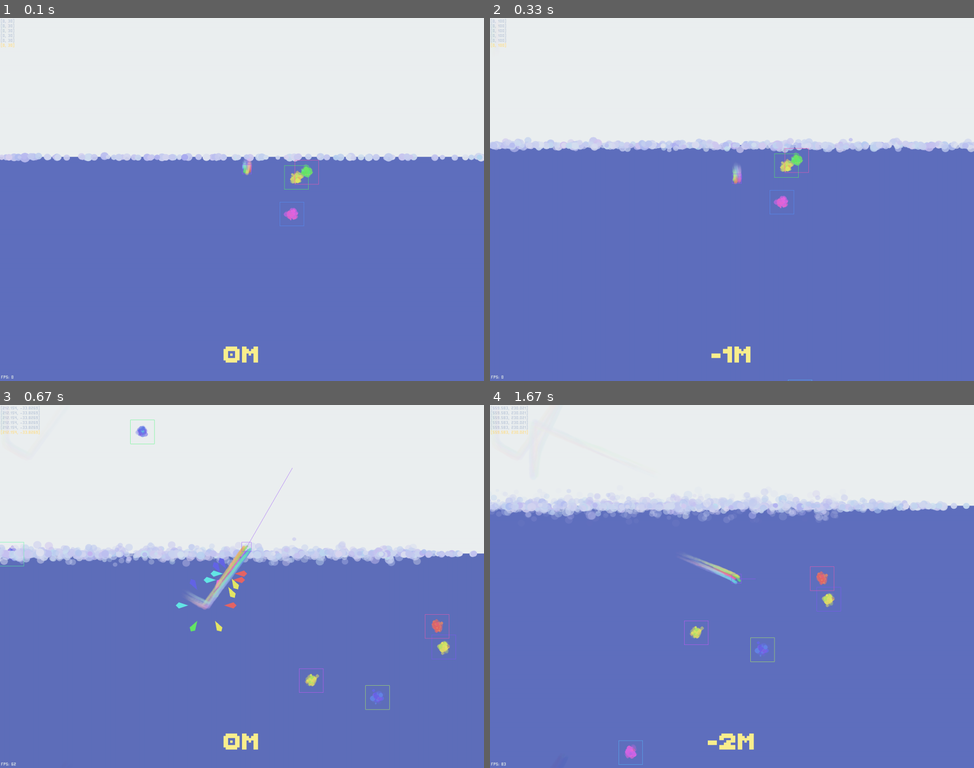
Above: before the commit, frames 1-4 (two rows, left to right).
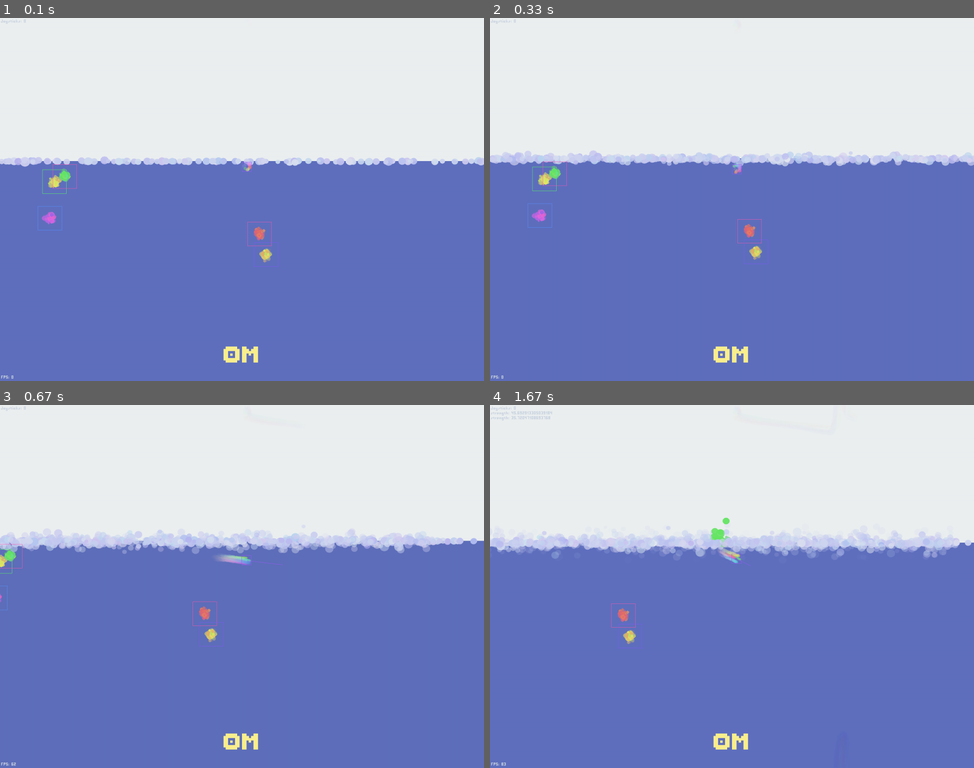
Above: after the commit, the same moments.

Repository: ddorn/jam-23-08
Game: pygame game, started from main.py
Two runs of this game, one before a commit and one after it. Both use one fixed random seed, a clock stepped at 60 frames per second and the inputs below.
Inputs (mouse positions are in pixels of both pictures, inside the frame that each line leads up to):
- Up to frame 1 (0.1 s): no input
- Up to frame 2 (0.33 s): no input
- Up to frame 3 (0.67 s): hold Right from 0.33 s (still down); move the mouse to (222, 601) at 0.37 s
- Up to frame 4 (1.67 s): release Right at 0.8 s; hold Up 0.83-1.13 s; move the mouse to (886, 575) at 0.87 s; tap F at 0.9, 1.23, 1.53 s; hold Right 1.17-1.63 s; move the mouse to (615, 590) at 1.2 s

The runs differ from the first frame. In frame 1, 2.9% of the frame differs, in the area x 0-100%, y 0-69%; in frame 2, 6.9%; in frame 3, 8.1%; in frame 4, 15%, in the area x 0-100%, y 0-100%.

Commit message:
def make_splash()

Diff:
--- a/engine/particles.py
+++ b/engine/particles.py
@@ -1,3 +1,5 @@
+from __future__ import annotations
+
 from math import cos, pi, sin
 from random import choice, gauss, randint, random, uniform
 from time import time
@@ -172,6 +174,7 @@
         self.inner_rotation = 0
         self.inner_rotation_speed = 0
         self.alpha = 255
+        self.custom_func = None
 
         self.life_prop = 0.0
         self.alive = True
@@ -211,7 +214,7 @@
             return self
 
         def constant_force(self, velocity: Vector2):
-            """Add the given velocity to the particle's postion every frame."""
+            """Add the given velocity to the particle's position every frame."""
 
             self._p.constant_force = velocity
             return self
@@ -250,6 +253,18 @@
                 particle.alpha = alpha
 
             return self.anim(fade)
+
+        def anim_gravity(self, gravity: float | Vector2):
+            """Add gravity to the particle."""
+            if isinstance(gravity, (int, float)):
+                gravity = Vector2(0, gravity)
+
+            def gravity_anim(particle: Particle):
+                vel = from_polar(particle.speed, particle.angle)
+                vel += gravity
+                particle.speed, particle.angle = vel.as_polar()
+
+            return self.anim(gravity_anim)
 
         def anim_blink(self, up_duration=0.5, pow=2):
             def blink(particle):
--- a/engine/utils.py
+++ b/engine/utils.py
@@ -5,7 +5,6 @@
 import functools
 import math
 import random
-import types
 import typing
 
 import pygame
@@ -29,6 +28,11 @@
 @functools.lru_cache()
 def get_tile(tilesheet: pygame.Surface, size, x, y, w=1, h=1):
     return tilesheet.subsurface(x * size, y * size, w * size, h * size)
+
+
+def lerp(a, b, t):
+    """Linear interpolation between a and b. Return a when t=0 and b when t=1."""
+    return (1 - t) * a + t * b
 
 
 def mix(color1, color2, t):
@@ -193,7 +197,7 @@
             if not (color == color_key or color[3] == 0):
                 # Pixel is not transparent.
                 return pos
-        return (w // 2, h // 2)
+        return w // 2, h // 2
 
 
 @contextlib.contextmanager
@@ -324,11 +328,11 @@
     """Create an outline on the surface of the given color."""
 
     mask = pygame.mask.from_surface(surf)
-    outline = mask.outline()
+    outline_points = mask.outline()
     output = pygame.Surface((surf.get_width() + 2, surf.get_height() + 2))
 
     with lock(output):
-        for x, y in outline:
+        for x, y in outline_points:
             for dx, dy in ((0, 1), (1, 0), (-1, 0), (0, -1)):
                 output.set_at((x + dx + 1, y + dy + 1), color)
 
@@ -468,6 +472,7 @@
     "vec2int",
     "load_img",
     "get_tile",
+    "lerp",
     "mix",
     "chrange",
     "rrange",
--- a/main.py
+++ b/main.py
@@ -1,11 +1,11 @@
 from __future__ import annotations
 
 import math
-from random import gauss, random, randrange, uniform
+from random import gauss, random, randrange, uniform, choice, expovariate
 
 import numpy as np
 import pygame.gfxdraw
-from pygame import Rect
+from pygame import Rect, Vector2
 
 from engine import *
 
@@ -102,6 +102,7 @@
 
     def logic(self):
         last_points = self.mk_points()
+        last_pos = self.pos.copy()
         super().logic()
         self.time += 1
         alpha = 0.02
@@ -115,11 +116,15 @@
                                                    np.random.normal(0, self.std * 2, self.radius))
 
         # Move
-        if self.pos.y < SURFACE - 20:
-            self.vel.y += 0.1
+        if self.pos.x < (SURFACE + OTHER_SIDE) / 2:
+            m = chrange(self.pos.y, (SURFACE, SURFACE + 800), (1, 4))
+        else:
+            m = chrange(self.pos.y, (OTHER_SIDE - 800, OTHER_SIDE), (4, -1))
+        gravity = 0.3 * soft_clamp(m, 1, 4, 1)
+        self.vel.y += gravity
+        if self.pos.y < SURFACE:
             self.vel *= 0.99
         elif self.pos.y > OTHER_SIDE:
-            self.vel.y -= 0.1
             self.vel *= 0.99
         else:
             if self.controllable:
@@ -128,7 +133,8 @@
                 self.vel.y += (keys[pygame.K_DOWN] - keys[pygame.K_UP]) * self.acceleration
             self.vel *= self.friction
 
-        self.pos.y += 5
+        # If entering/exiting water, make a splash
+        self.make_splash(last_pos)
 
         # Add enough circle between the last and the current position that it appears a smooth line
         for (p1, color, radius), (p2, _, _) in zip(last_points, self.mk_points()):
@@ -166,7 +172,6 @@
                     self.state.add(Fairy(random_in_rect(SCREEN.move(self.pos - (W / 2, H / 2)))))
 
         self.hist_size = min(self.hist_size, self.max_hist_size)
-        self.state.debug.text(self.pos)
 
     def add_speed_buff(self, angle: float):
         @self.add_script_decorator
@@ -174,6 +179,54 @@
             for _ in range(10):
                 self.vel = from_polar(30, angle)
                 yield
+
+    def make_splash(self, last_pos: pygame.Vector2):
+        mini = min(self.pos.y, last_pos.y)
+        maxi = max(self.pos.y, last_pos.y)
+        if mini < SURFACE < maxi:
+            y = SURFACE
+        elif mini < OTHER_SIDE < maxi:
+            y = OTHER_SIDE
+        else:
+            return
+
+        if self.vel.y < 0:
+            m = 1
+            pull = self.vel / 5
+        else:
+            m = -1
+            pull = (0, 0.1)
+
+        angle = self.vel.as_polar()[1] + 180 * (self.vel.y > 0)
+
+        strength = self.vel.length() * 5
+        self.state.debug.text(f"strength: {strength}")
+        # color = self.state.bg_color()
+        color= self.color(0)
+
+        impact_pos = Vector2(self.center.x, y)
+
+        @self.add_script_decorator
+        def _():
+            for frame in range(1, 3):
+                yield
+                for _ in rrange(strength):
+                    self.state.particles.add(
+                        CircleParticle(color)
+                        .builder()
+                        .sized(size := gauss(10, 2))
+                        .at(impact_pos + (gauss(0, 10), 0), gauss(angle, 30))
+                        .constant_force(pull)
+                        .living(30)
+                        # .velocity(gauss(2, 0.4))
+                        .velocity(expovariate(0.7))
+                        # .acceleration(-0.1)
+                        .anim_gravity(0.05)
+                        .anim_fade(0.2)
+                        .build()
+                    )
+
+
 
     def draw(self, gfx: GFX, force_alpha: float | None = None):
         super().draw(gfx)
@@ -199,8 +252,7 @@
             x = gauss(40, 6)
             y = gauss(40, 6)
             radius = max(2.0, gauss(5, 2))
-            color = from_hsv(gauss(self.hue, 10), 70, 90)
-            pygame.draw.circle(self.image, color, (x, y), radius)
+            pygame.draw.circle(self.image, self.color(), (x, y), radius)
 
             # Fade out the image
             self.image.fill((0, 0, 0, 1), None, pygame.BLEND_RGBA_SUB)
@@ -210,8 +262,24 @@
 
         self.pos.y += 0
 
+        # self.state.particles.add(
+        #     CircleParticle(self.color())
+        #     .builder()
+        #     .at(self.center + from_polar(gauss(self.radius / 3), uniform(0, 360)), gauss(self.hue, 10))
+        #     .sized(5)
+        #     .anim_fade()
+        #     .build()
+        # )
+
+    def color(self, alpha: int = 100):
+        return from_hsv(gauss(self.hue, 10), 70, 90, alpha)
+
     def draw(self, gfx: "GFX"):
         super().draw(gfx)
+
+        # gfx.circle(self.color(10), self.center, self.radius)
+        # gfx.circle(self.color(20), self.center, self.radius / 2)
+        # gfx.circle(self.color(40), self.center, self.radius / 4)
 
 
 class GameState(State):
@@ -224,7 +292,7 @@
         self.fog.fill(WHITE)
 
         self.blob = self.add(Blob(
-            0,
+            W / 2,
             0,
             10,
             6,
@@ -268,35 +336,39 @@
         # if self.timer == 20 * self.FPS:
         #     self.particles.fountains.append(ParticleFountain.screen_confetti(SCREEN))
 
+    def bg_color(self):
+        colors = [
+            (0, "#3F51B5"),
+            # (5, "#311B92"),
+            (10, DARK),
+            (15, BLACK),
+            (25, (0, 0, 0)),
+            (30, "#430727"),
+            (35, "#601B06"),
+            (40, "#2E2B08"),
+            (45, "#002620"),
+
+        ]
+        return gradient(self.timer / self.FPS, *colors)
+
     def draw(self, gfx: CameraGFX):
         camera_x, camera_y = self.blob.pos
         # Clamp the camera y between 0m and 1000m, but smoothly
-        camera_y = soft_clamp(camera_y, 0, 1000 * 100, 1000)
+        camera_y = soft_clamp(camera_y, SURFACE, OTHER_SIDE, 1000)
         gfx.world_center = camera_x, camera_y
 
-        bg_color = gradient(self.timer / self.FPS,
-                            (0, "#3F51B5"),
-                            # (5, "#311B92"),
-                            (10, DARK),
-                            (15, BLACK),
-                            (25, (0, 0, 0)),
-                            (30, "#430727"),
-                            (35, "#601B06"),
-                            (40, "#2E2B08"),
-                            (45, "#002620"),
-                            )
-        gfx.surf.fill(bg_color)
+        gfx.surf.fill(self.bg_color())
 
         if self.timer % 5 == 0:
             self.blob.draw(WrapGFX(self.fog), force_alpha=0.3)
 
         # If at the surface, draw the sky
         if camera_y < SURFACE + H:
-            gfx.rect(WHITE,  camera_x, SURFACE, W, H, anchor='midbottom')
-            self.generate_waves_particles(SURFACE, bg_color.hsva[0])
+            gfx.rect(WHITE, camera_x, SURFACE, W, H, anchor='midbottom')
+            self.generate_waves_particles(SURFACE)
         if camera_y > OTHER_SIDE - H:
             gfx.rect(BLACK, camera_x, OTHER_SIDE, W, H, anchor='midtop')
-            self.generate_waves_particles(OTHER_SIDE, bg_color.hsva[0])
+            self.generate_waves_particles(OTHER_SIDE)
 
         super().draw(gfx)
 
@@ -308,14 +380,18 @@
             self.fog.set_alpha(50)
             gfx.surf.blit(self.fog, (0, 0))
 
-    def generate_waves_particles(self, y: float, hue: float):
+    def generate_waves_particles(self, y: float):
+        hue, sat, val, _alpha = self.bg_color().hsva
         n_particles = 20
         for i in range(n_particles):
             x = uniform(-W / 2, W / 2) + self.blob.pos.x
             self.particles.add(
                 CircleParticle("#ffffff")
                 .builder()
-                .hsv(gauss(hue, 10), gauss(0.2, 0.05), 0.95)
+                .hsv(
+                    gauss(hue, 10),
+                    gauss(0.2, 0.05),
+                    0.95)
                 .sized(gauss(10, 2))
                 .anim_fade()
                 .at((x, y), gauss(-90, 15))
